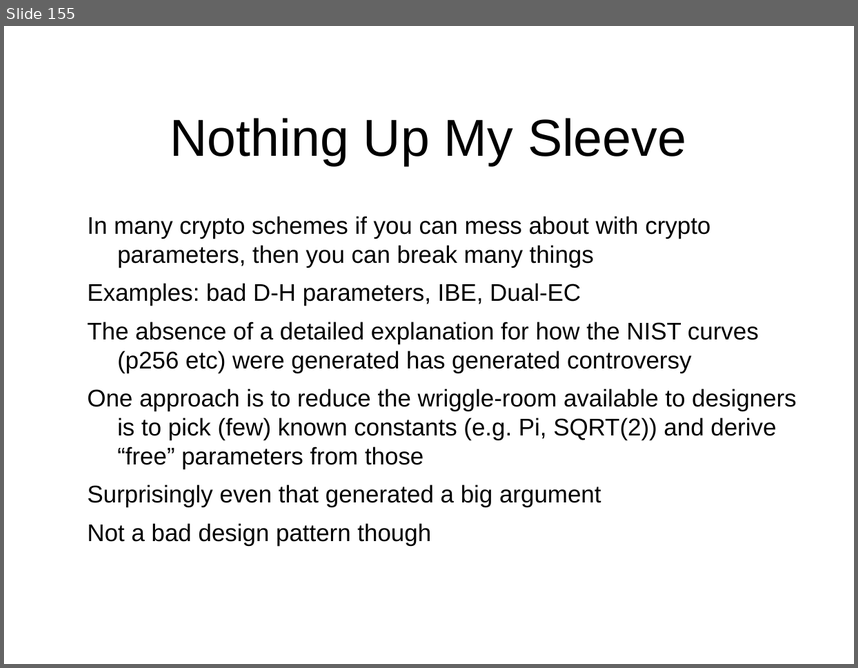
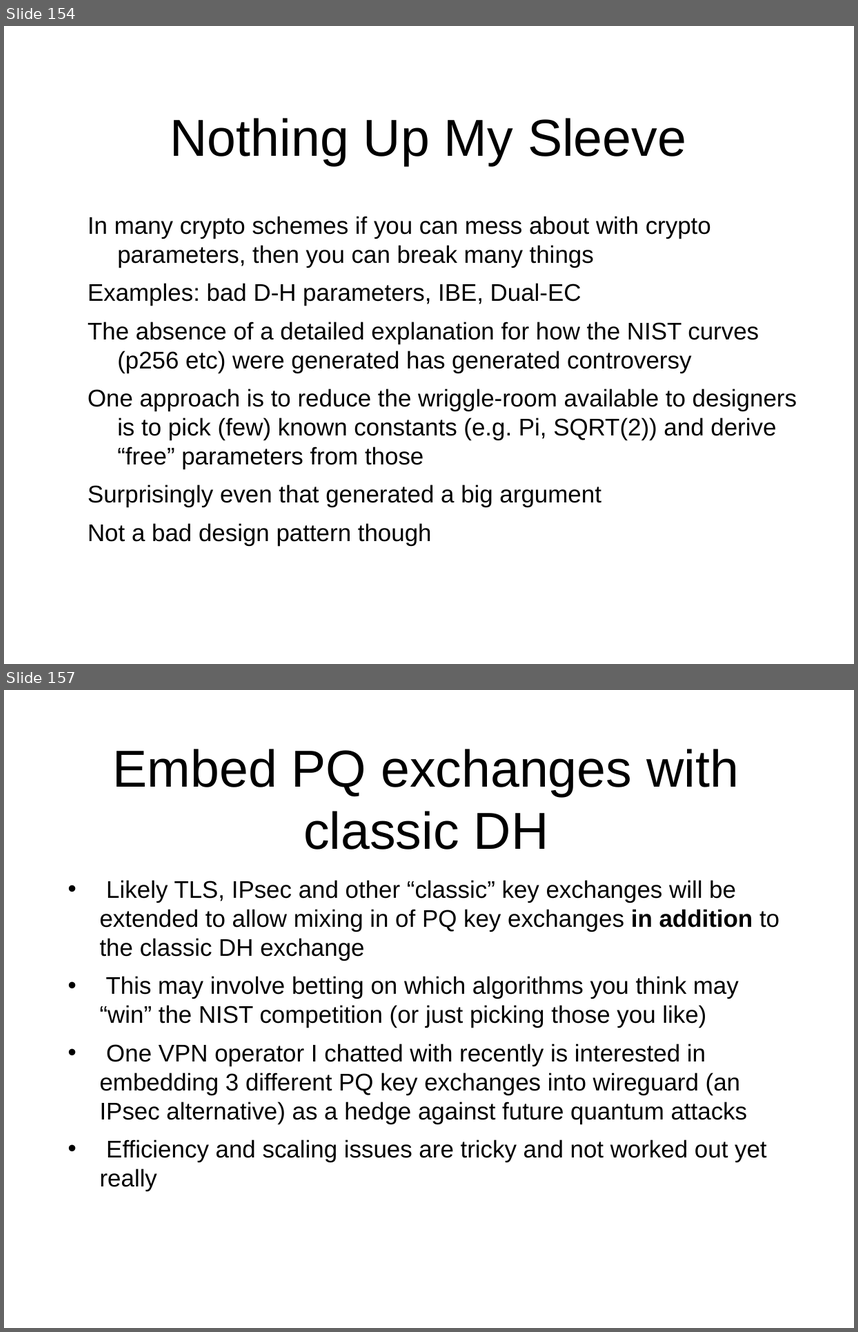
Before and after one commit to sftcd/cs7053, a slide deck: 2016lectures/03-crypto.ppt. Shown one above the other, each under a label of ours: slide 155 before the commit, slides 154 and 157 after it; the slides between them are not shown. The pictures are 858x668 and 858x1332 pixels, drawn with LibreOffice and Linux fonts; fonts in the diff are those of the drawing. Boxes give left, top, right and bottom in pixels: in the first picture for what was removed or moved away, otherwise in the second. Text is boxed around its words. In the diff, an @@ line names an element or a change of style, - is before the commit and + after.

```diff
--- a/2016lectures/03-crypto.ppt
+++ b/2016lectures/03-crypto.ppt
@@ slide 157 added at (4,690,854,1328), background #FFFFFF @@
@@ title added at (113,749,739,849), 44 pt, text #000000 @@
+Embed PQ exchanges with classic DH
@@ text added at (100,880,780,1191), 20.4 pt, text #000000 @@
+• Likely TLS, IPsec and other “classic” key exchanges will be extended to allow mixing in of PQ key exchanges in addition to the classic DH exchange
+• This may involve betting on which algorithms you think may “win” the NIST competition (or just picking those you like)
+• One VPN operator I chatted with recently is interested in embedding 3 different PQ key exchanges into wireguard (an IPsec alternative) as a hedge against future quantum attacks
+• Efficiency and scaling issues are tricky and not worked out yet really
@@ what was slide 155 is now slide 154 @@
```
Also in this commit, not shown: 100 slides changed, 1 other slide added, 5 other files.
